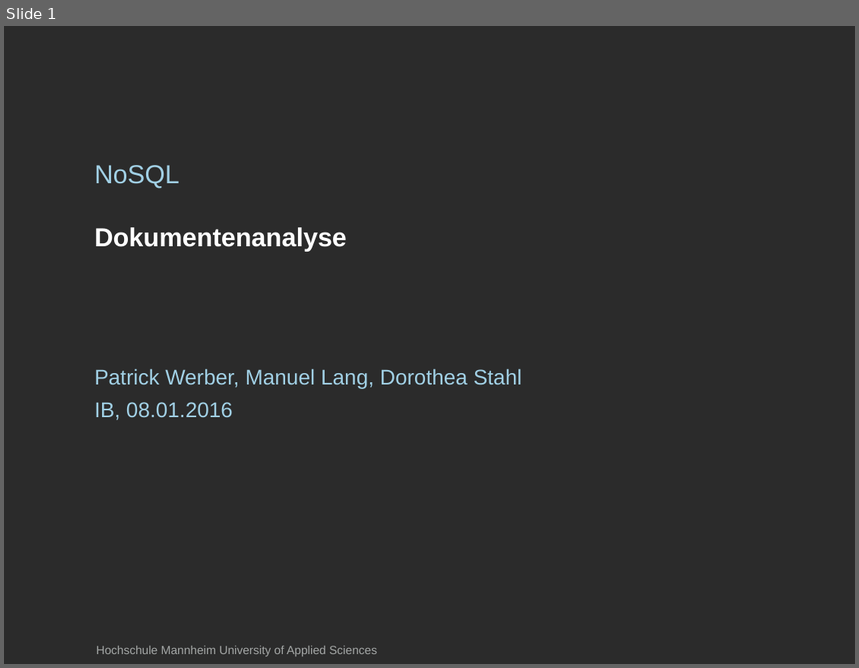
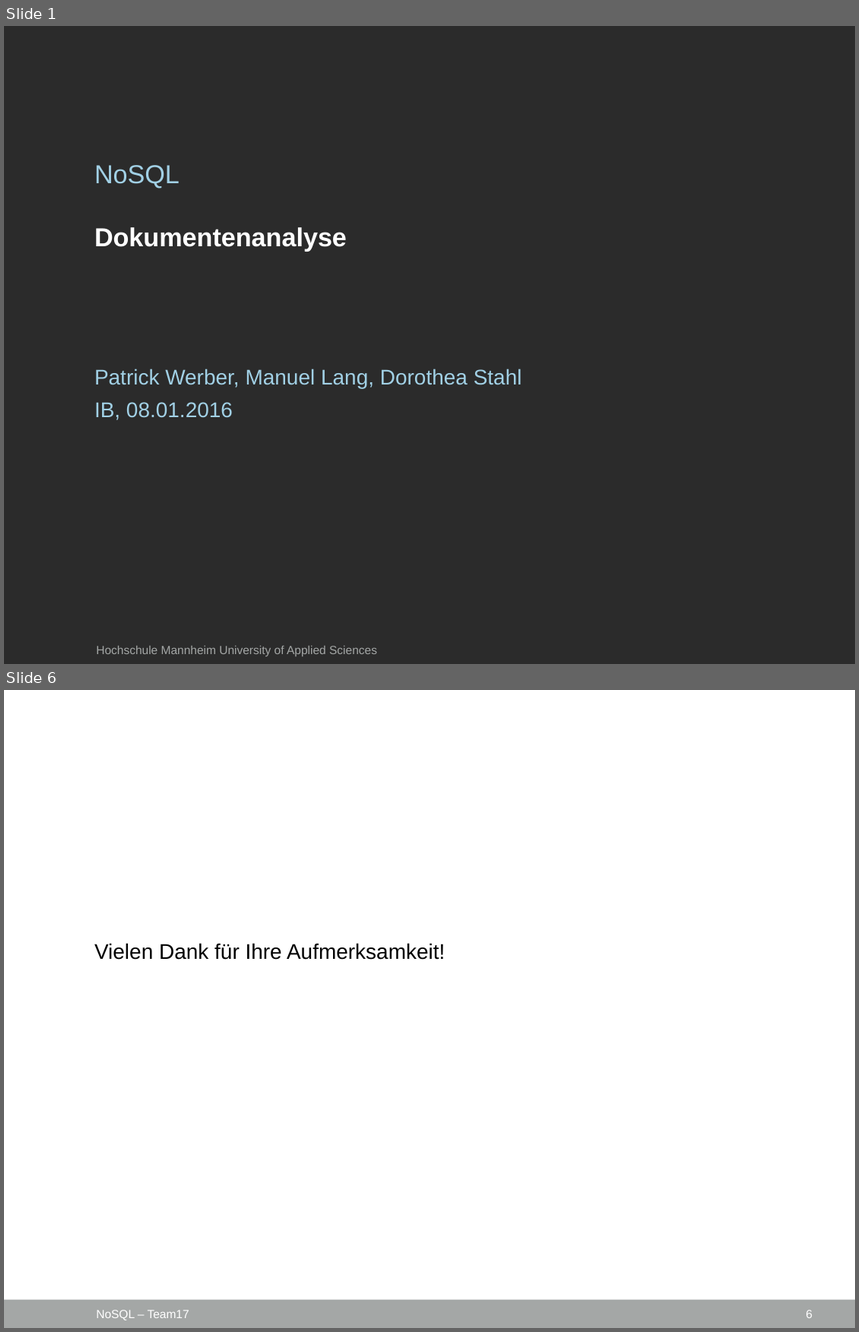
Before and after one commit to taopingping/NoSQL-Team17, a slide deck: Präsentation.pptx. Shown one above the other, each under a label of ours: slide 1 before the commit, slides 1 and 6 after it; the slides between them are not shown. The pictures are 859x668 and 859x1332 pixels, drawn with LibreOffice and Linux fonts; fonts in the diff are those of the drawing; background and template pictures are left out; a plain dark background stands for a picture behind light text. Boxes give left, top, right and bottom in pixels: in the first picture for what was removed or moved away, otherwise in the second. Text is boxed around its words. In the diff, an @@ line names an element or a change of style, - is before the commit and + after.

```diff
--- a/Präsentation.pptx
+++ b/Präsentation.pptx
@@ slide 6 added at box(4, 690, 855, 1328), background #FFFFFF @@
@@ text added at box(94, 943, 445, 960), 18 pt, text #000000 @@
+Vielen Dank für Ihre Aufmerksamkeit!
@@ rectangle added at box(4, 1300, 855, 1328), fill #A4A7A6 @@
@@ text added at box(96, 1310, 189, 1321), 10 pt, text #FFFFFF @@
+NoSQL – Team17
@@ page number added at box(806, 1310, 813, 1319), 10 pt, text #FFFFFF @@
+6
```
Also in this commit, not shown: 4 slides changed.
